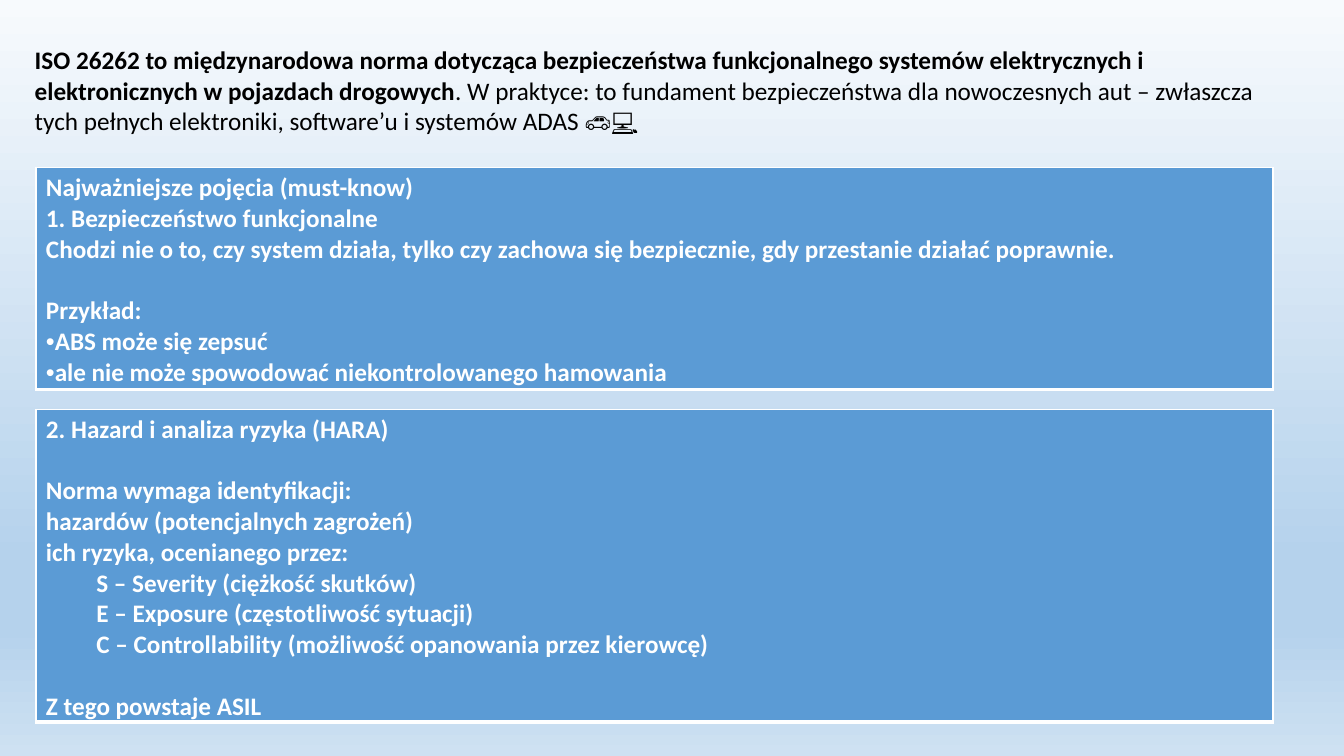
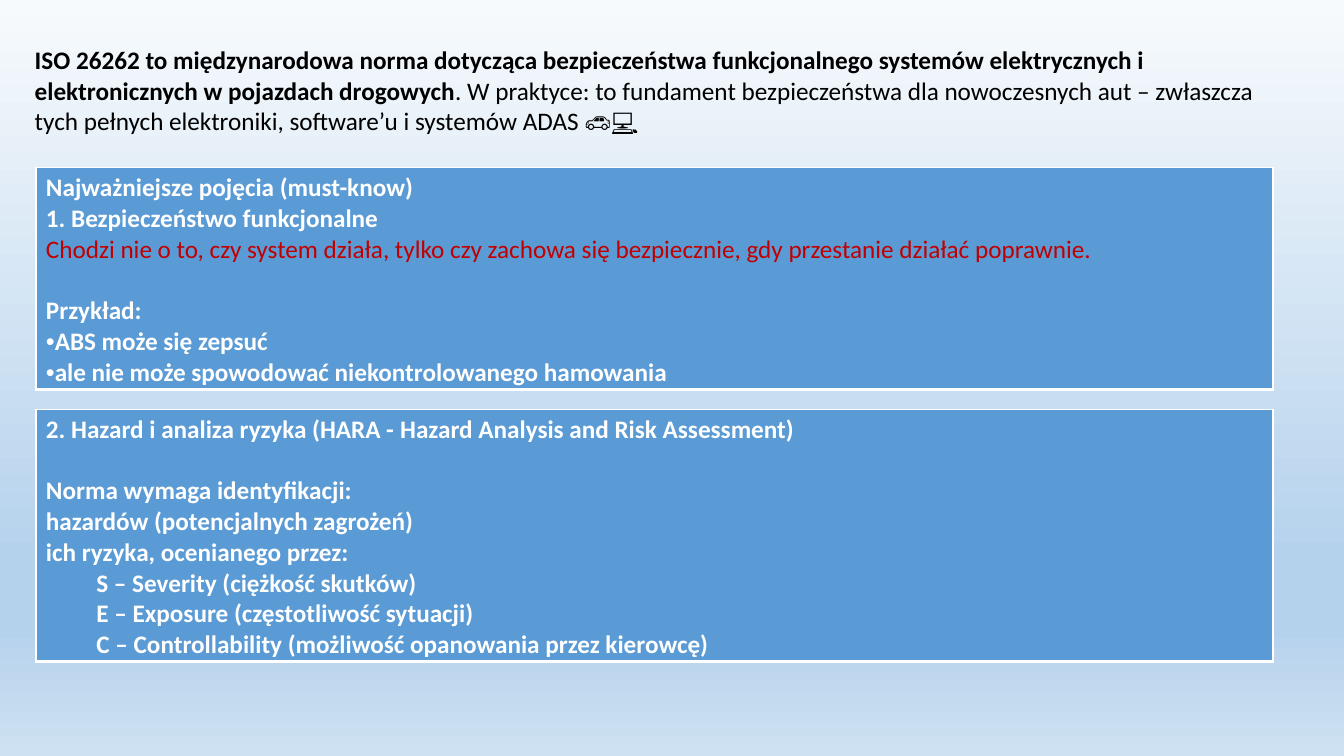
Before and after one commit to engineerwka-creator/Documents, a slide deck: slide 6 of R&D_Automotive/AUTOMOTIVE.pptx (slide 5 before the commit). Drawn at 1344x756 pixels with LibreOffice and Linux fonts; fonts in the diff are those of the drawing. Boxes give left, top, right and bottom in pixels: in the first picture for what was removed or moved away, otherwise in the second. Text is boxed around its words. In the diff, an @@ line names an element or a change of style, - is before the commit and + after.

```diff
--- a/R&D_Automotive/AUTOMOTIVE.pptx
+++ b/R&D_Automotive/AUTOMOTIVE.pptx
@@ table at (x1=36, y1=167, x2=1273, y2=390) @@
@@ text colour #FFFFFF to #C00000, bold off in "Chodzi nie o to, czy system działa, ..." @@
@@ table at (x1=36, y1=409, x2=1273, y2=661) @@
-row 1, column 1: 2. Hazard i analiza ryzyka (HARA) / Norma wymaga identyfikacji: / hazardów (potencjalnych zagrożeń) / ich ryzyka, ocenianego przez: / S – Severity (ciężkość skutków) / E – Exposure (częstotliwość sytuacji) / C – Controllability (możliwość opanowania przez kierowcę) / Z tego powstaje ASIL
+row 1, column 1: 2. Hazard i analiza ryzyka (HARA - Hazard Analysis and Risk Assessment) / Norma wymaga identyfikacji: / hazardów (potencjalnych zagrożeń) / ich ryzyka, ocenianego przez: / S – Severity (ciężkość skutków) / E – Exposure (częstotliwość sytuacji) / C – Controllability (możliwość opanowania przez kierowcę)
```
Also in this commit, not shown: 11 other slides changed, 6 slides added, 2 slides removed, 1 other file.
